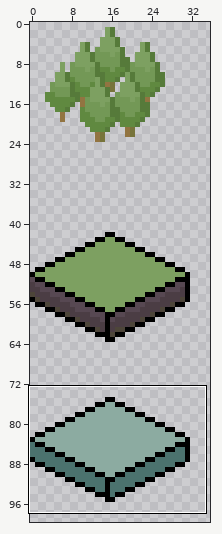
Sprite sheet: bhx/Graphix/tiles.png. The first picture is a wide view before the edit; the outline marks the close-up.
Close-up. Old version:
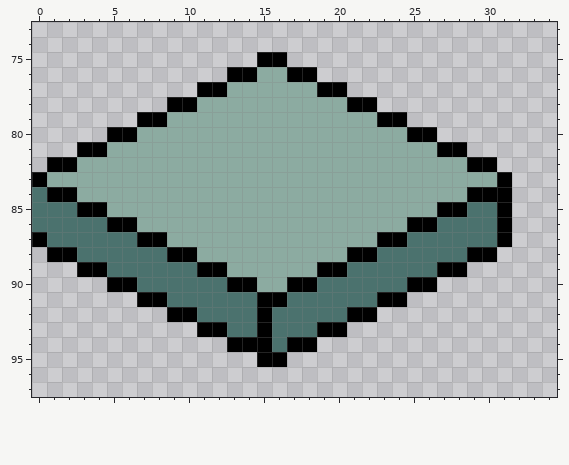
The file is 128x128 pixels. Shown: x 0..34, y 73..97. The wide view leaves out empty margins.
Once edited:
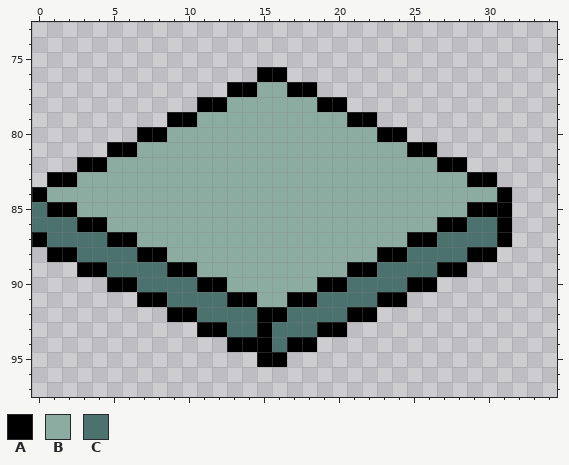
Palette (. is transparent): A #000000  B #8caba1  C #4b726e
Change:
Colour B gives way to colour A in row 76 at x 15 to 16; in row 77 at x 13 to 14 and 17 to 18; in row 78 at x 11 to 12 and 19 to 20; in row 79 at x 9 to 10 and 21 to 22; in row 80 at x 7 to 8 and 23 to 24; in row 81 at x 5 to 6 and 25 to 26.
Colour B gives way to colour A in row 82 at x 3 to 4 and 27 to 28; in row 83 at x 1 to 2 and 29 to 30.
Colour C gives way to colour A in row 84 at x 0; in row 85 at x 1 to 2 and 29 to 30; in row 86 at x 3 to 4 and 27 to 28; in row 87 at x 5 to 6 and 25 to 26; in row 88 at x 7 to 8 and 23 to 24; in row 89 at x 9 to 10 and 21 to 22.
Colour C gives way to colour A in row 90 at x 11 to 12 and 19 to 20; in row 91 at x 13 to 14 and 17 to 18; in row 92 at x 16.
Colour A gives way to colour B in row 84 at x 1 to 2 and 29 to 30; in row 85 at x 3 to 4 and 27 to 28; in row 86 at x 5 to 6 and 25 to 26; in row 87 at x 7 to 8 and 23 to 24; in row 88 at x 9 to 10 and 21 to 22; in row 89 at x 11 to 12 and 19 to 20.
Colour A gives way to colour B in row 90 at x 13 to 14 and 17 to 18; in row 91 at x 15 to 16.
Colour A is removed in row 75 at x 15 to 16; in row 76 at x 13 to 14 and 17 to 18; in row 77 at x 11 to 12 and 19 to 20; in row 78 at x 9 to 10 and 21 to 22; in row 79 at x 7 to 8 and 23 to 24; in row 80 at x 5 to 6 and 25 to 26.
Colour A is removed in row 81 at x 3 to 4 and 27 to 28; in row 82 at x 1 to 2 and 29 to 30; in row 83 at x 0 and 31.
